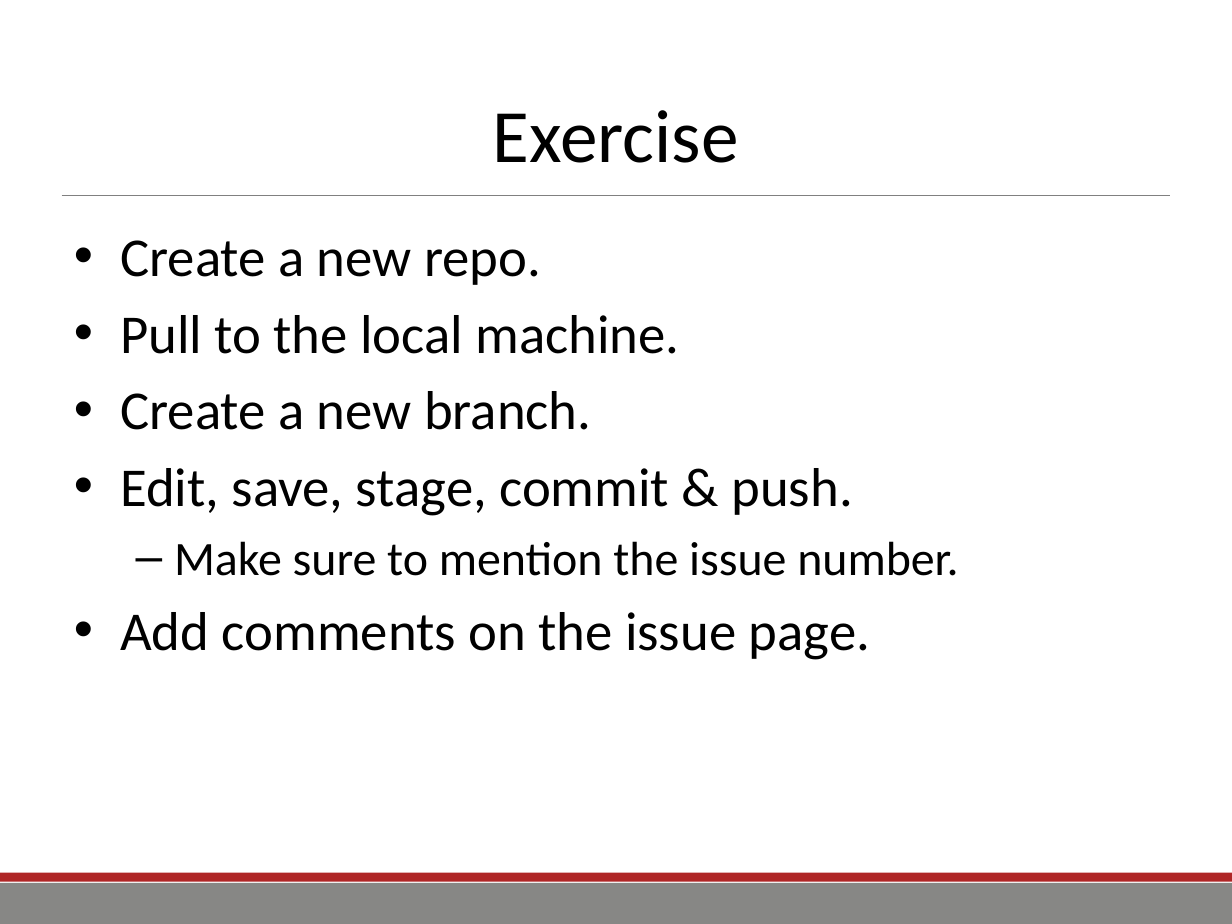
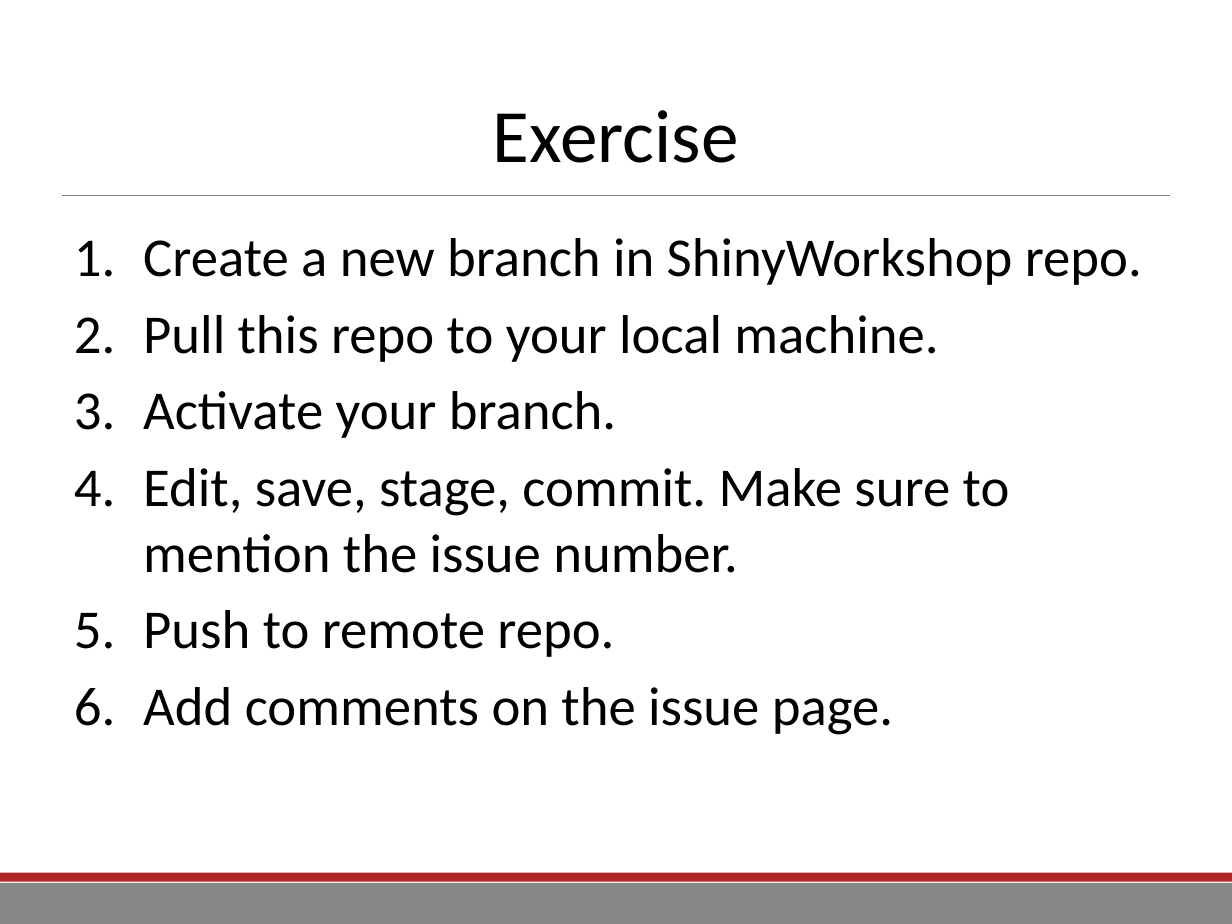
Before and after one commit to TEA-Analytics/ShinyWorkshop, a slide deck: slide 25 of Day 2.pptx. Drawn at 1232x924 pixels with LibreOffice and Linux fonts; fonts in the diff are those of the drawing; background and template pictures are left out. Boxes give left, top, right and bottom in pixels: in the first picture for what was removed or moved away, otherwise in the second. Text is boxed around its words. In the diff, an @@ line names an element or a change of style, - is before the commit and + after.

```diff
--- a/Day 2.pptx
+++ b/Day 2.pptx
@@ text at [143,238,1142,657]: text changed @@
-• Create a new repo.
-• Pull to the local machine.
-• Create a new branch.
-• Edit, save, stage, commit & push.
-  – Make sure to mention the issue number.
+1. Create a new branch in ShinyWorkshop repo.
+2. Pull this repo to your local machine.
+3. Activate your branch.
+4. Edit, save, stage, commit. Make sure to mention the issue number.
+5. Push to remote repo.
@@ text at [143,687,893,735]: bullet • to 1. @@
```
Also in this commit, not shown: 29 other slides changed, 8 slides added, 47 other files.
